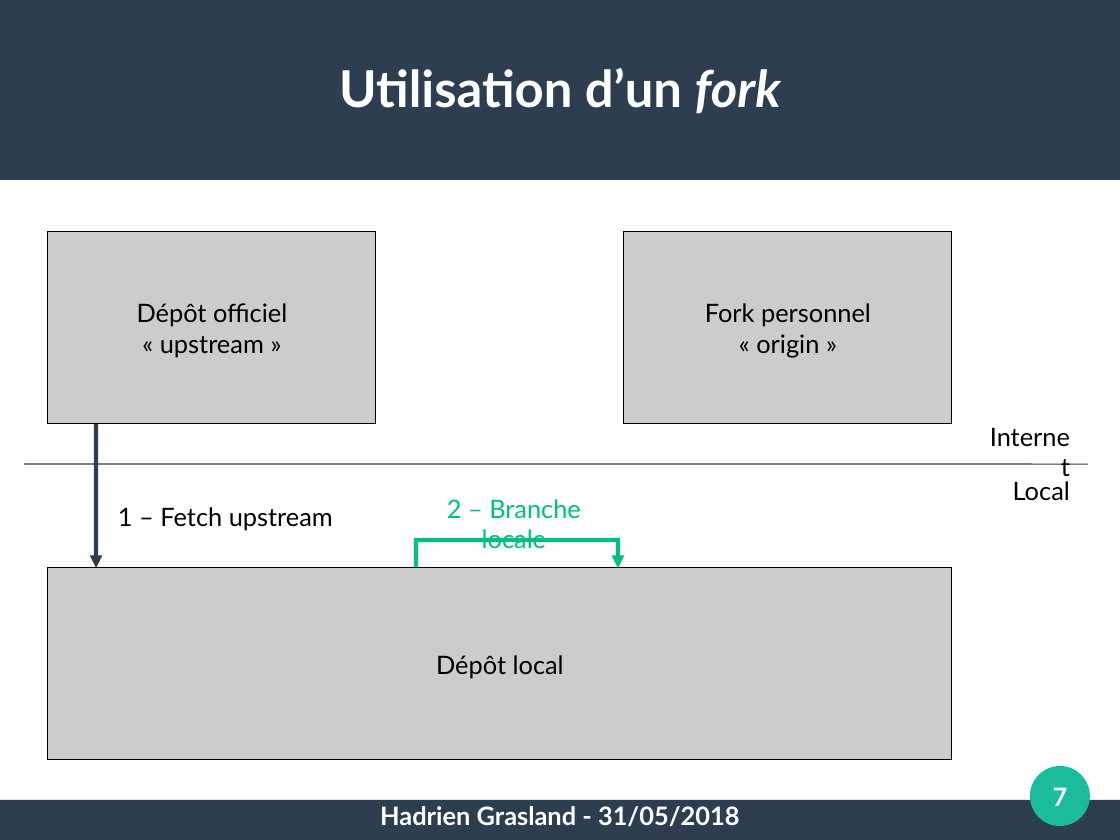
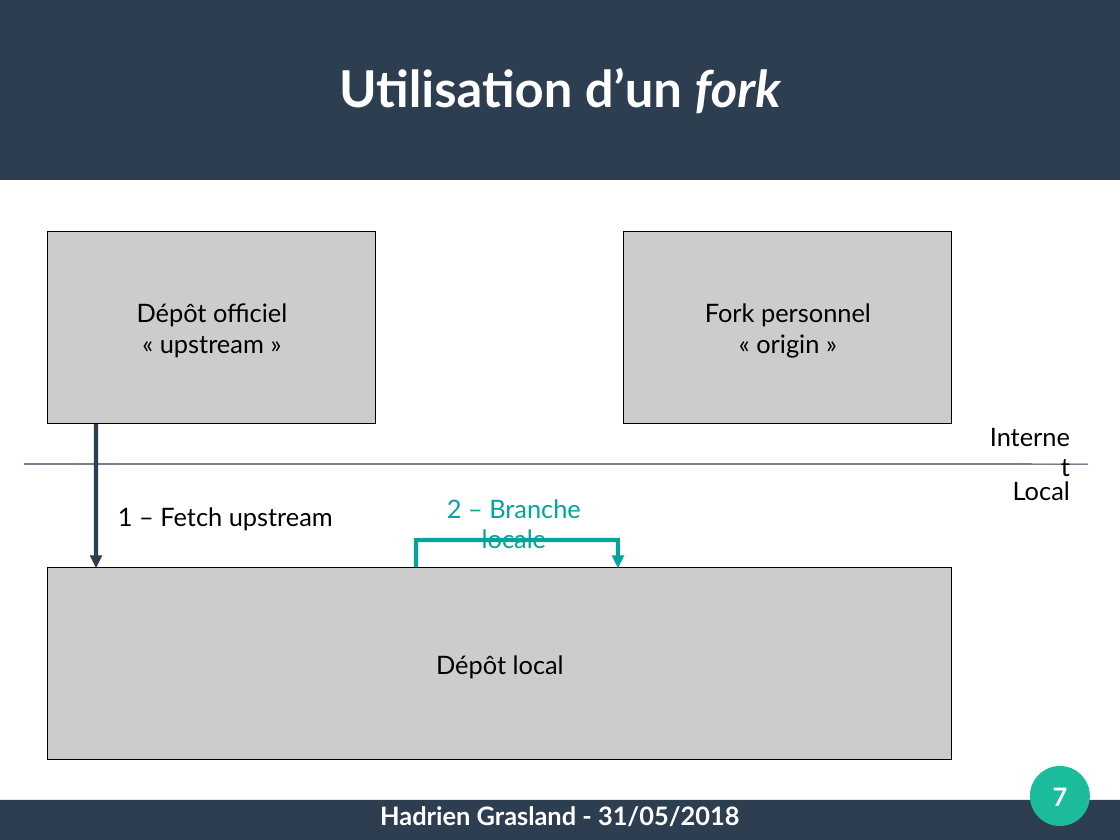
Before and after one commit to pushou/formation-git, a slide deck: slide 7 of 5-Reseau.odp. Drawn at 1120x840 pixels with LibreOffice and Linux fonts; fonts in the diff are those of the drawing. Boxes give left, top, right and bottom in pixels: in the first picture for what was removed or moved away, otherwise in the second. Text is boxed around its words. In the diff, an @@ line names an element or a change of style, - is before the commit and + after.

```diff
--- a/5-Reseau.odp
+++ b/5-Reseau.odp
@@ text "2 – Branche locale" at box(447, 499, 581, 549): text colour #00C081 to #02A49C @@
@@ line (416, 570) - (416, 539): stroke #00C081 3 pt to #02A49C 3 pt @@
@@ line (416, 540) - (620, 540): stroke #00C081 3 pt to #02A49C 3 pt @@
@@ arrow (618, 540) - (618, 568): stroke #00C081 3 pt to #02A49C 3 pt @@
```
Also in this commit, not shown: 6 other slides changed, 13 other files.
